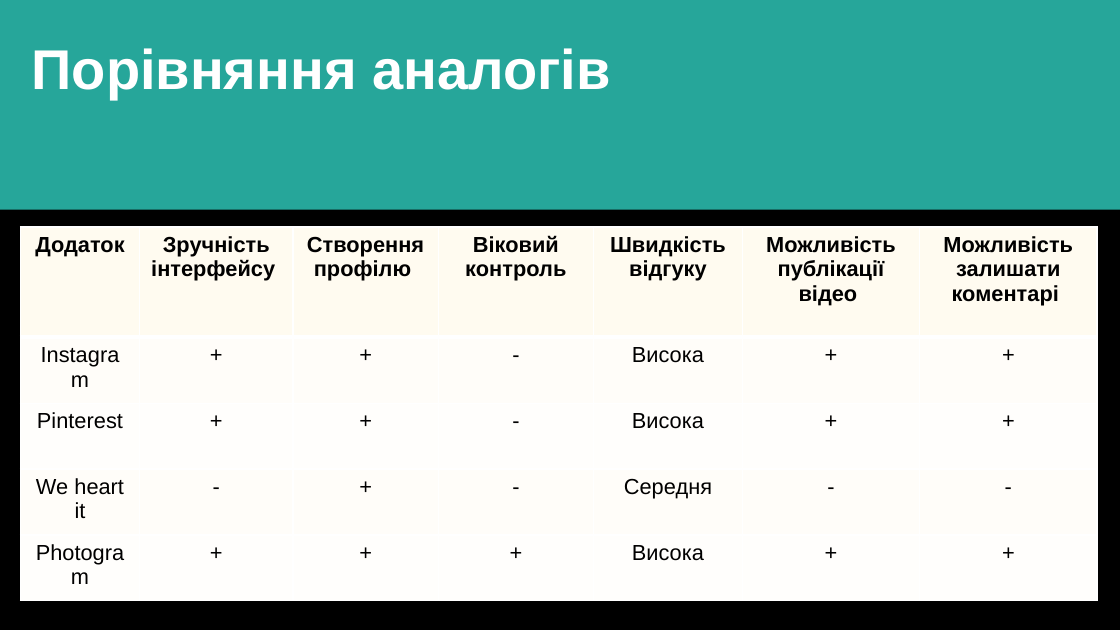
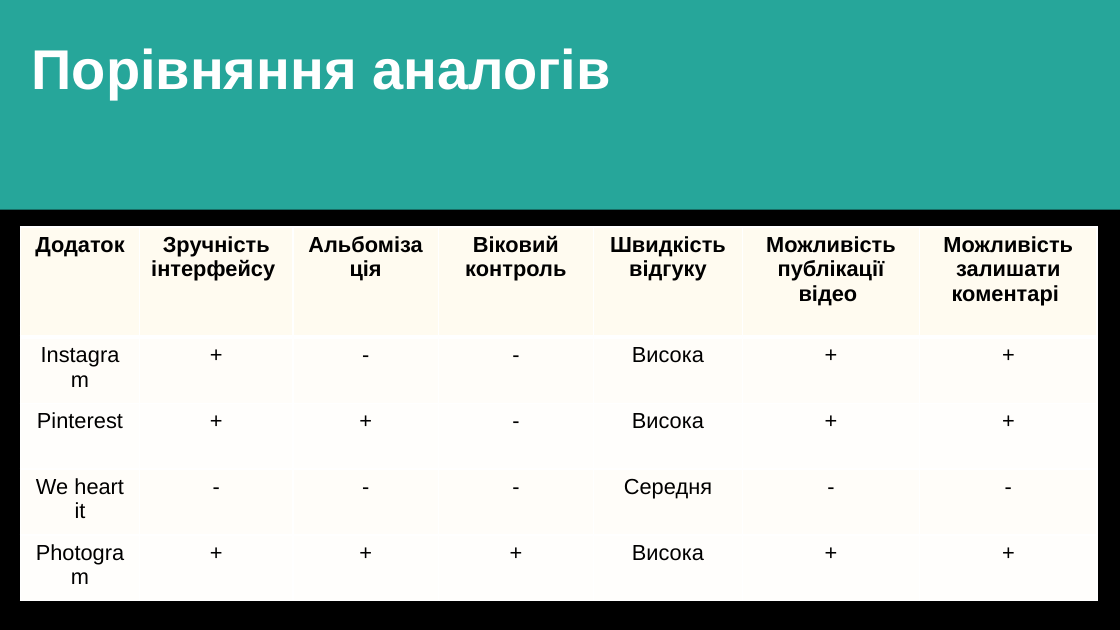
Before and after one commit to ST0n1K-dev/photogram, a slide deck: slide 4 of Презентація.pptx. Drawn at 1120x630 pixels with LibreOffice and Linux fonts; fonts in the diff are those of the drawing. Boxes give left, top, right and bottom in pixels: in the first picture for what was removed or moved away, otherwise in the second. Text is boxed around its words. In the diff, an @@ line names an element or a change of style, - is before the commit and + after.

```diff
--- a/Презентація.pptx
+++ b/Презентація.pptx
@@ table at (20, 227, 1096, 601) @@
-row 1, column 3: Створення профілю
+row 1, column 3: Альбомізація
-row 2, column 3: +
+row 2, column 3: -
-row 4, column 3: +
+row 4, column 3: -
```
Also in this commit, not shown: 5 other files.
